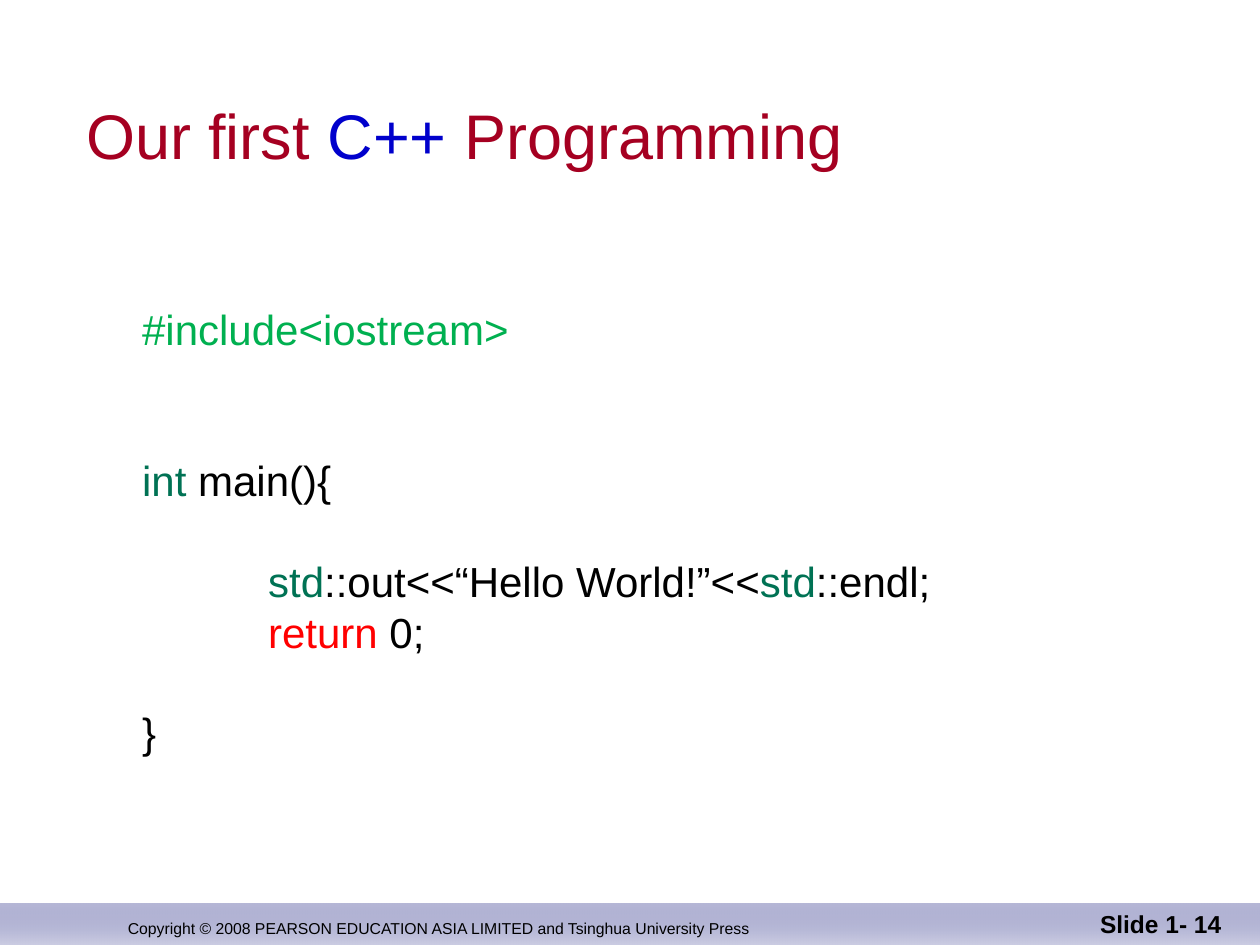
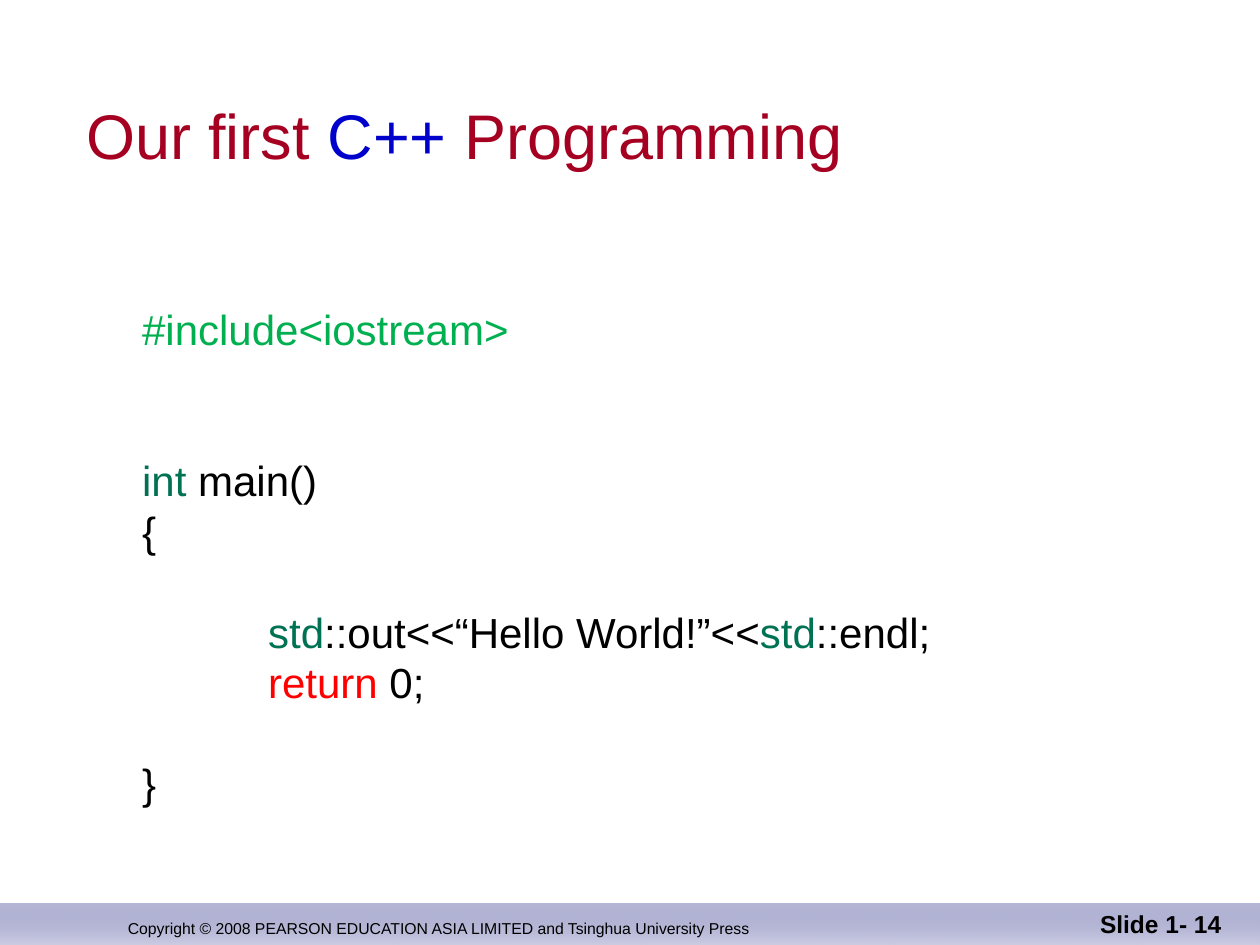
Before and after one commit to djuanbei/CPLUSPLUS, a slide deck: slide 14 of ppt/ch_01.ppt. Drawn at 1260x945 pixels with LibreOffice and Linux fonts; fonts in the diff are those of the drawing; background and template pictures are left out. Boxes give left, top, right and bottom in pixels: in the first picture for what was removed or moved away, otherwise in the second. Text is boxed around its words. In the diff, an @@ line names an element or a change of style, - is before the commit and + after.

```diff
--- a/ppt/ch_01.ppt
+++ b/ppt/ch_01.ppt
@@ text at [142,465,317,505]: text changed @@
-int main(){
+int main()
+{
```
Also in this commit, not shown: 2 other slides changed.
